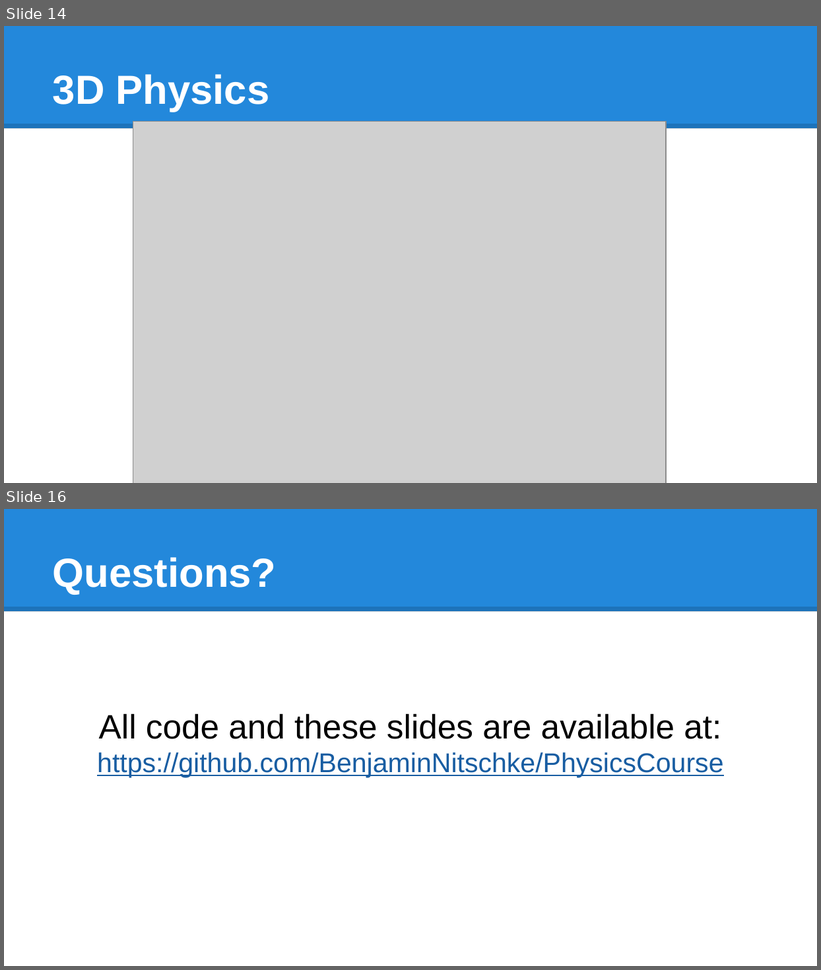
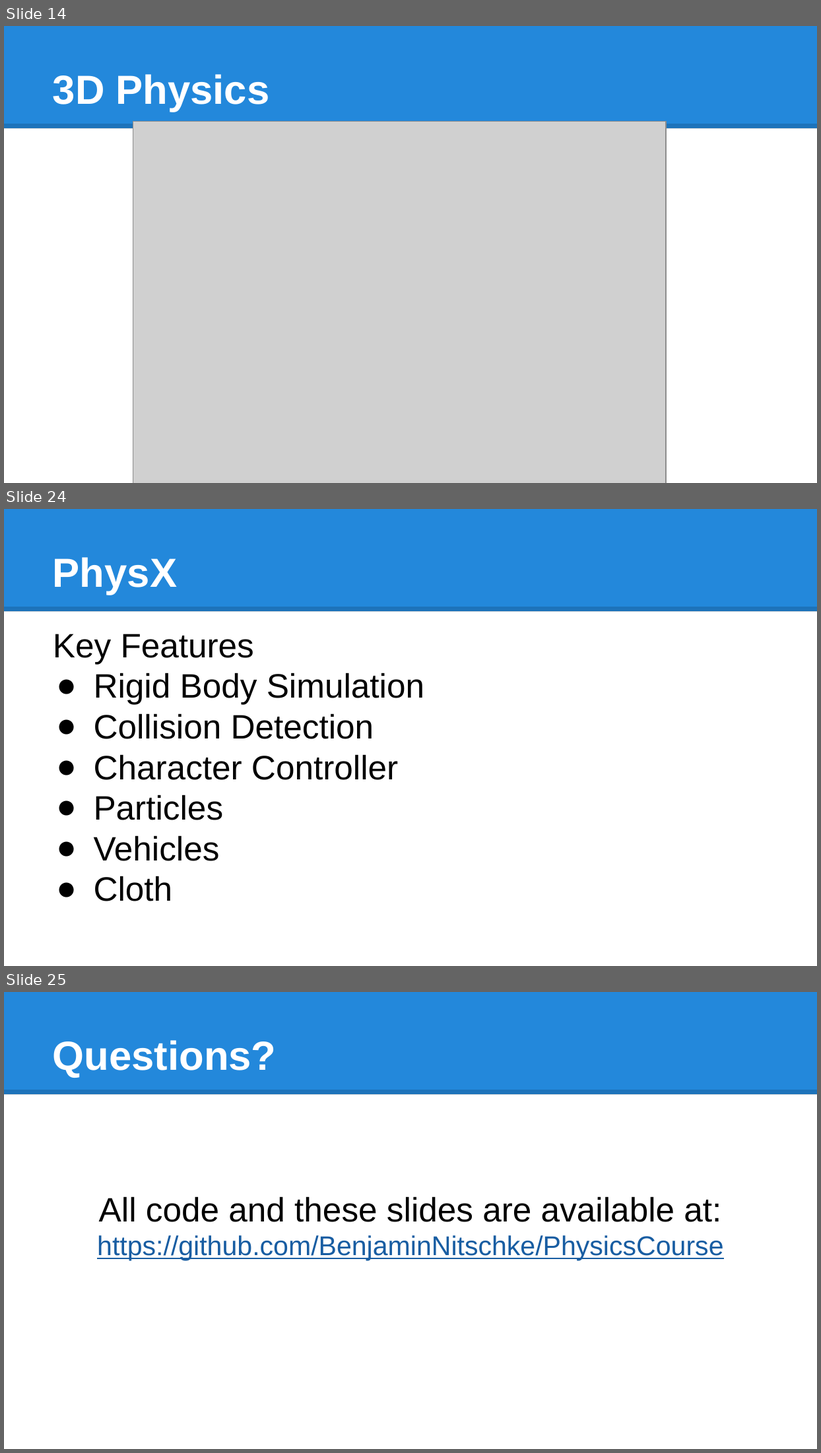
Before and after one commit to BenjaminNitschke/PhysicsCourse, a slide deck: Physics Course Games Academy July 2015.pptx. Shown one above the other, each under a label of ours: slides 14 and 16 before the commit, slides 14, 24 and 25 after it; the slides between them are not shown. The pictures are 821x970 and 821x1453 pixels, drawn with LibreOffice and Linux fonts; fonts in the diff are those of the drawing; grey boxes stand for pictures. Boxes give left, top, right and bottom in pixels: in the first picture for what was removed or moved away, otherwise in the second. Text is boxed around its words. In the diff, an @@ line names an element or a change of style, - is before the commit and + after.

```diff
--- a/Physics Course Games Academy July 2015.pptx
+++ b/Physics Course Games Academy July 2015.pptx
@@ slide 24 added at (4,509,817,966), background #FFFFFF; not listed: 2 template elements that a slide beside it also shows @@
@@ title added at (53,557,177,595), 36 pt, text #FFFFFF, bold @@
+PhysX
@@ text added at (53,634,424,902), 30 pt, text #000000 @@
+Key Features
+● Rigid Body Simulation
+● Collision Detection
+● Character Controller
+● Particles
+● Vehicles
+● Cloth
@@ what was slide 16 is now slide 25 @@
```
Also in this commit, not shown: 2 slides changed, 10 other slides added, 2 slides removed.
